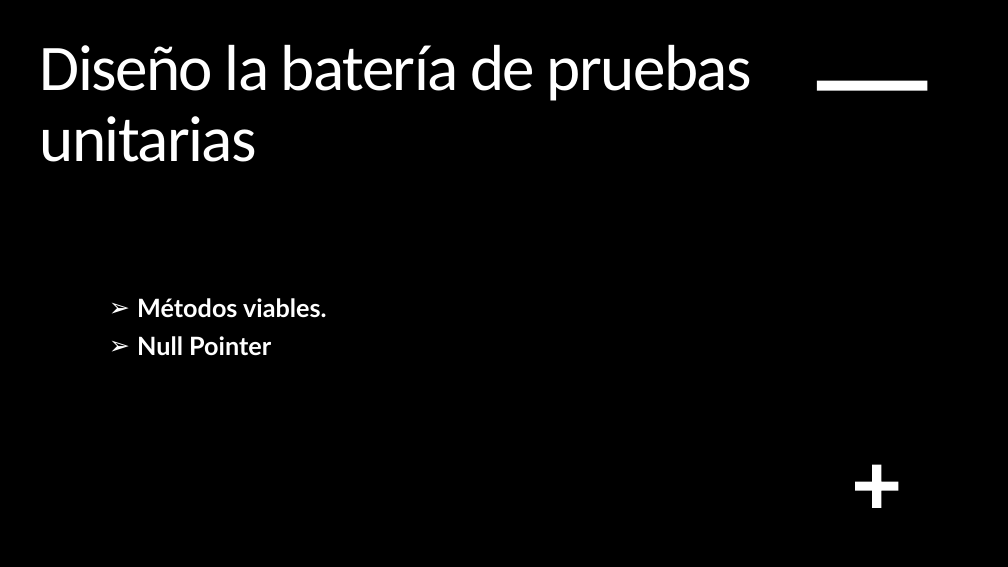
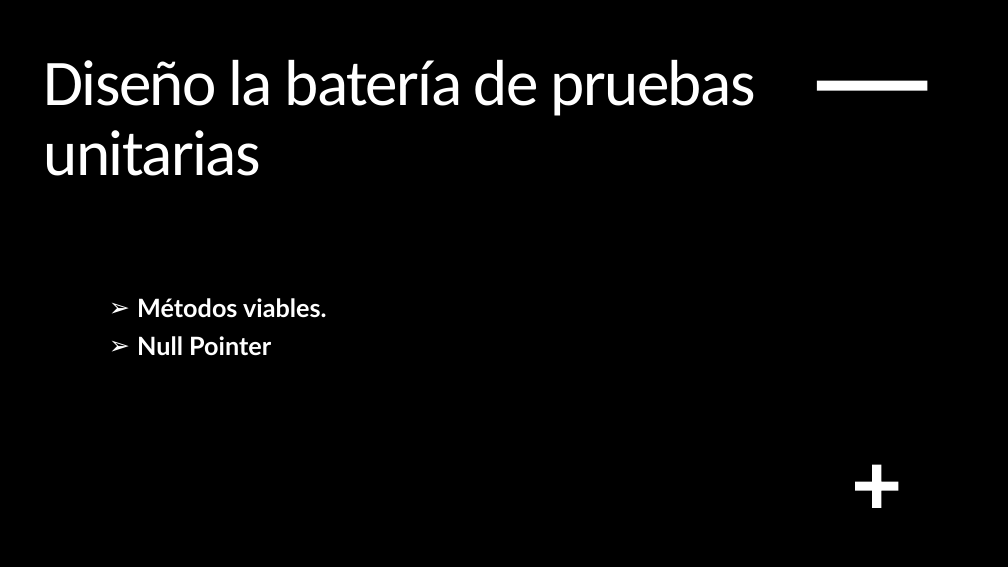
Before and after one commit to DiverseWizard1/ProyectoFinal, a slide deck: slide 7 of CalculadoraNominas_v0.1.pptx. Drawn at 1008x567 pixels with LibreOffice and Linux fonts; fonts in the diff are those of the drawing; background and template pictures are left out. Boxes give left, top, right and bottom in pixels: in the first picture for what was removed or moved away, otherwise in the second. Text is boxed around its words. In the diff, an @@ line names an element or a change of style, - is before the commit and + after.

```diff
--- a/CalculadoraNominas_v0.1.pptx
+++ b/CalculadoraNominas_v0.1.pptx
@@ title "Diseño la batería de pruebas ...": place and size @@
-title "Diseño la batería de pruebas ..." at <box>40,44,752,162</box>
+title "Diseño la batería de pruebas ..." at <box>43,59,756,176</box>
```
Also in this commit, not shown: 3 other slides changed, 2 other files.
